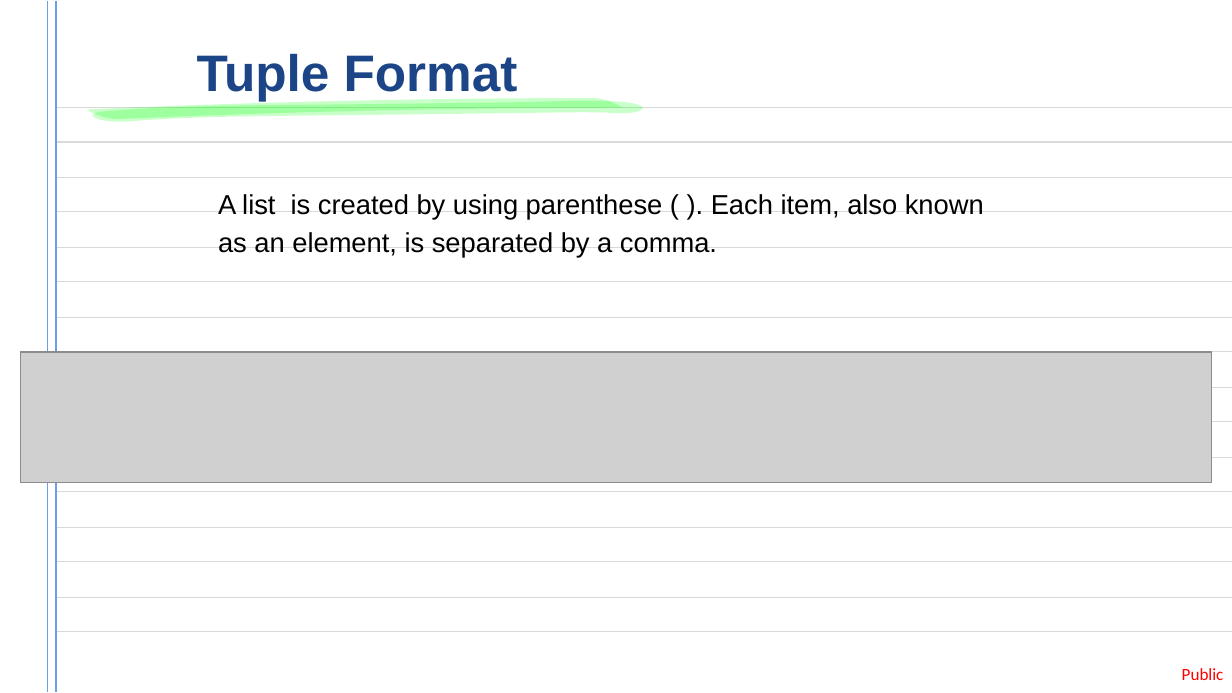
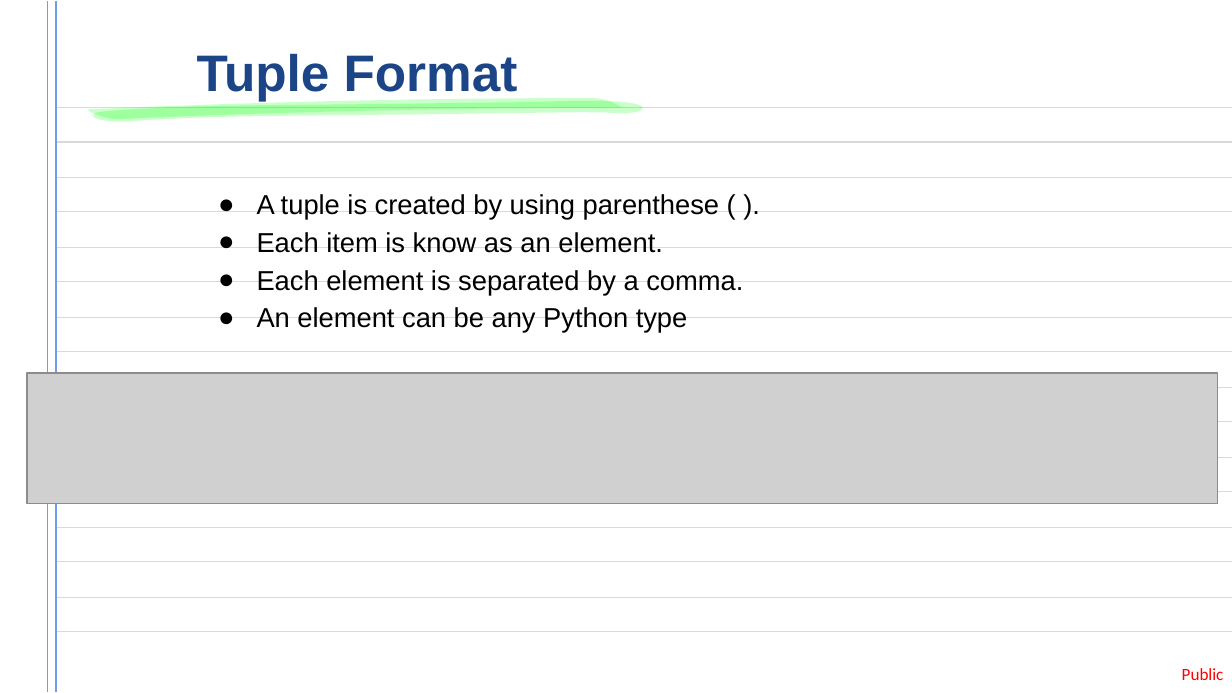
Before and after one commit to pi515/tech-mentorship, a slide deck: slide 6 of lessons/4-collections/4.1-tuples/unit-11-tuples.pptx. Drawn at 1232x693 pixels with LibreOffice and Linux fonts; fonts in the diff are those of the drawing; grey boxes stand for pictures. Boxes give left, top, right and bottom in pixels: in the first picture for what was removed or moved away, otherwise in the second. Text is boxed around its words. In the diff, an @@ line names an element or a change of style, - is before the commit and + after.

```diff
--- a/lessons/4-collections/4.1-tuples/unit-11-tuples.pptx
+++ b/lessons/4-collections/4.1-tuples/unit-11-tuples.pptx
@@ subtitle at box(257, 194, 743, 333): text changed @@
-A list is created by using parenthese ( ). Each item, also known as an element, is separated by a comma.
+● A tuple is created by using parenthese ( ).
+● Each item is know as an element.
+● Each element is separated by a comma.
+● An element can be any Python type
@@ picture: place and size @@
-picture at box(21, 352, 1212, 483)
+picture at box(27, 373, 1218, 504)
```
Also in this commit, not shown: 6 other slides changed, 1 other file.
